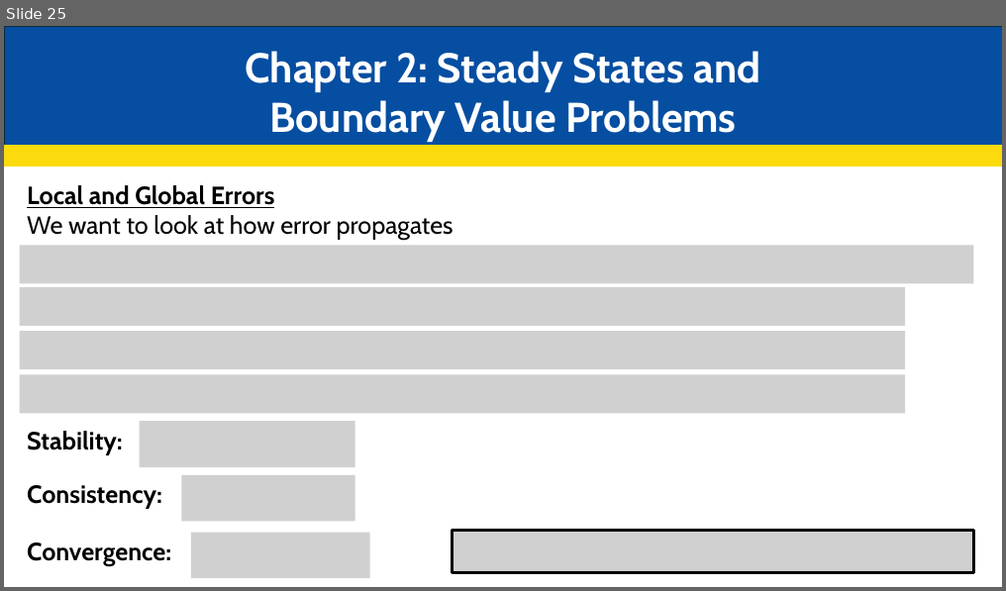
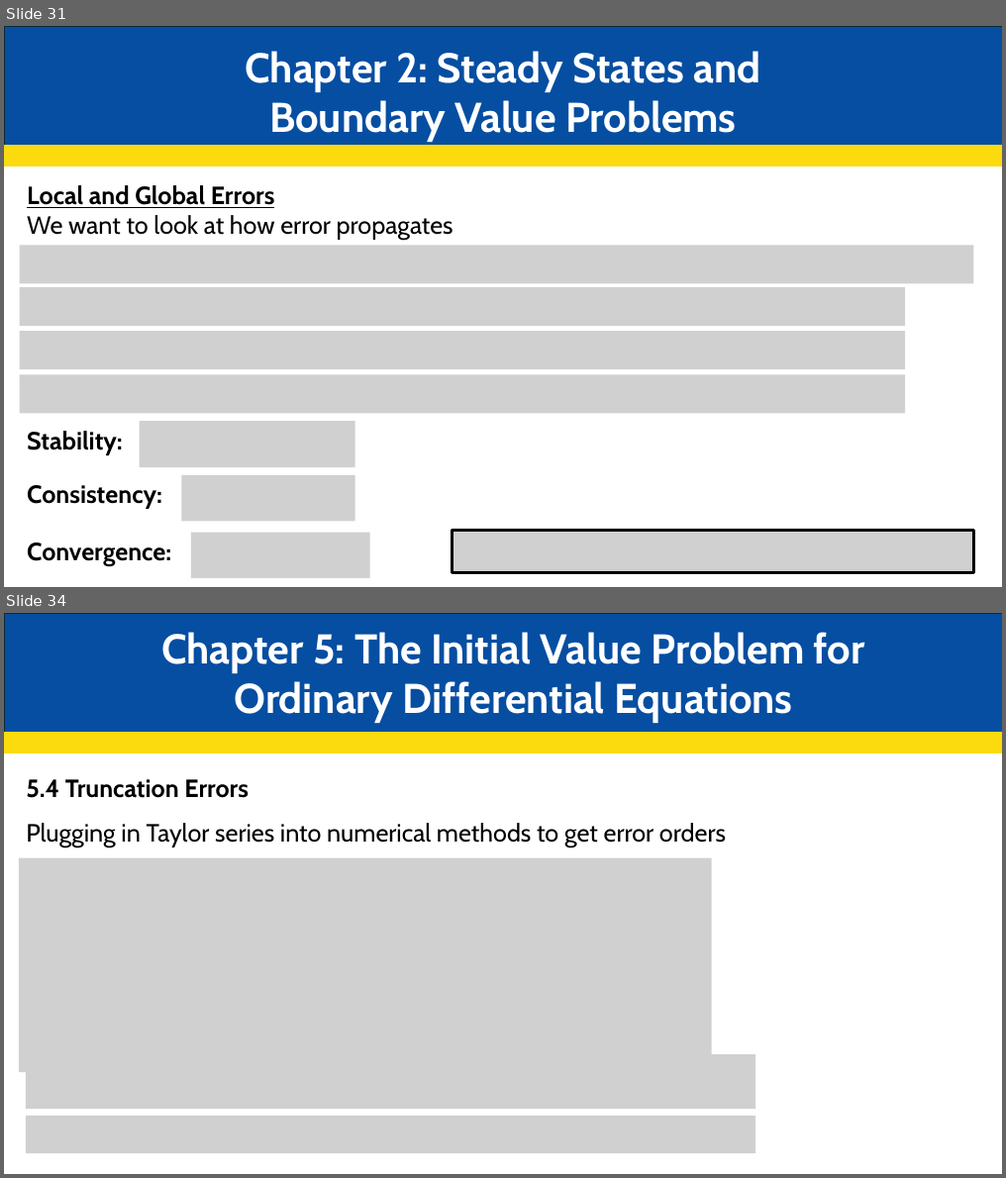
Before and after one commit to JakeCisc210/Candidacy, a slide deck: Reading Course/Presentations/Game Theory Twelve.pptx. Shown one above the other, each under a label of ours: slide 25 before the commit, slides 31 and 34 after it; the slides between them are not shown. The pictures are 1006x591 and 1006x1178 pixels, drawn with LibreOffice and Linux fonts; fonts in the diff are those of the drawing; grey boxes stand for pictures. Boxes give left, top, right and bottom in pixels: in the first picture for what was removed or moved away, otherwise in the second. Text is boxed around its words. In the diff, an @@ line names an element or a change of style, - is before the commit and + after.

```diff
--- a/Reading Course/Presentations/Game Theory Twelve.pptx
+++ b/Reading Course/Presentations/Game Theory Twelve.pptx
@@ slide 34 added at (4, 613, 1002, 1174), background #FFFFFF @@
@@ rectangle added at (5, 613, 1002, 733), fill #064EA1, outline #092A39 1.5 pt @@
@@ text added at (161, 632, 865, 723), 40 pt, text #FFFFFF, bold @@
+Chapter 5: The Initial Value Problem for Ordinary Differential Equations
@@ rectangle added at (4, 733, 1002, 753), fill #FBDB0E, outline #FBDB0E 1.5 pt @@
@@ text added at (26, 779, 249, 798), 24 pt, text #000000, bold @@
+5.4 Truncation Errors
@@ text added at (26, 823, 726, 848), 24 pt, text #000000 @@
+Plugging in Taylor series into numerical methods to get error orders
@@ picture added at (19, 859, 712, 1072) @@
@@ picture added at (26, 1055, 755, 1109) @@
@@ picture added at (26, 1116, 755, 1154) @@
@@ what was slide 25 is now slide 31 @@
```
Also in this commit, not shown: 4 slides changed, 9 other slides added, 3 slides removed.
